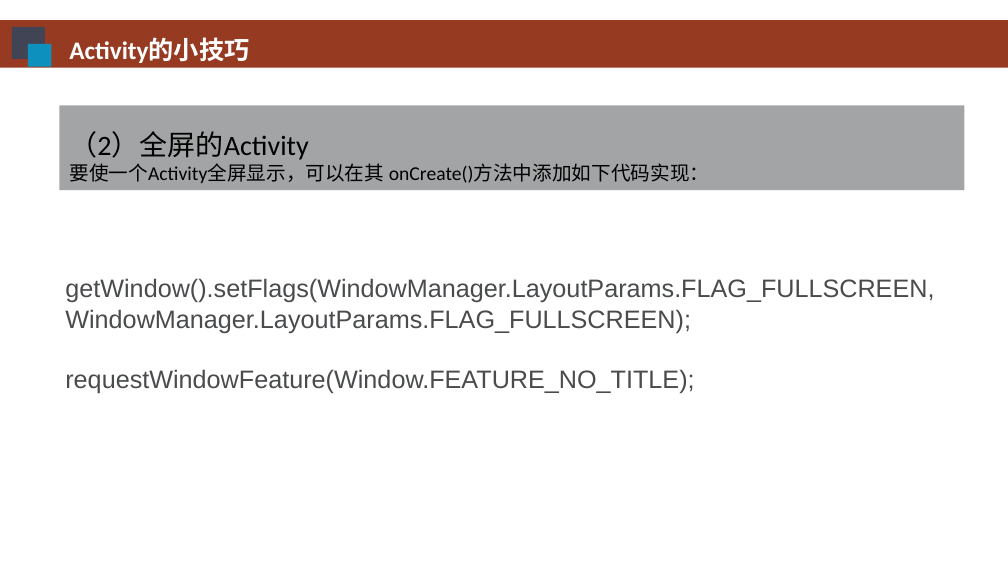
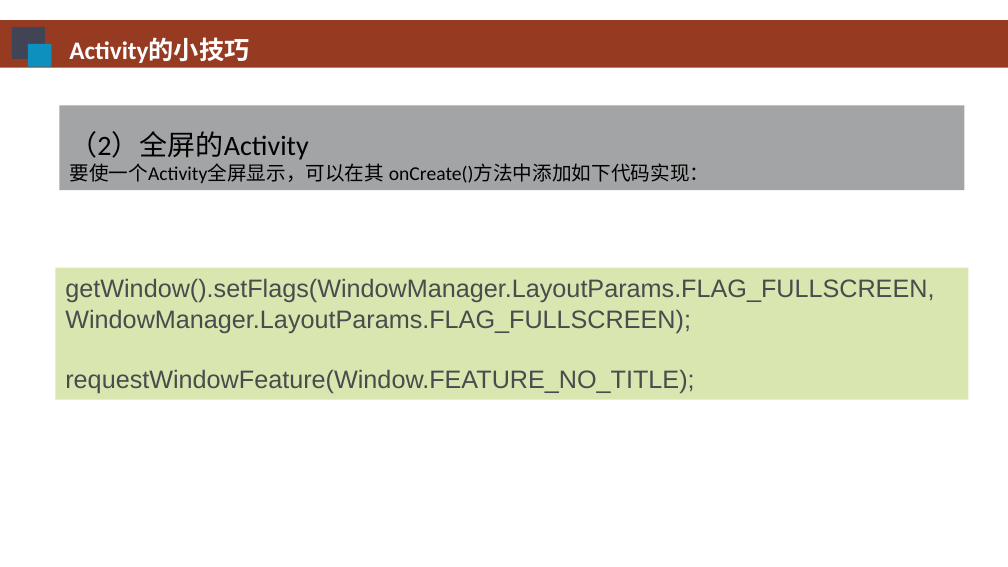
Before and after one commit to HBU/Android-PPT, a slide deck: slide 28 of 04.0 -- 活动-意图-- 第04章.pptx (slide 26 before the commit). Drawn at 1008x567 pixels with LibreOffice and Linux fonts; fonts in the diff are those of the drawing; background and template pictures are left out. Boxes give left, top, right and bottom in pixels: in the first picture for what was removed or moved away, otherwise in the second. Text is boxed around its words. In the diff, an @@ line names an element or a change of style, - is before the commit and + after.

```diff
--- a/04.0 -- 活动-意图-- 第04章.pptx
+++ b/04.0 -- 活动-意图-- 第04章.pptx
@@ rectangle "getWindow().setFlags(WindowManager.LayoutParams.FLAG_FULLSCR ...": place and size @@
-rectangle "getWindow().setFlags(WindowManager.LayoutParams.FLAG_FULLSCR ..." at [65, 278, 934, 394]
+rectangle "getWindow().setFlags(WindowManager.LayoutParams.FLAG_FULLSCR ..." at [55, 268, 969, 400]
@@ rectangle "getWindow().setFlags(WindowManager.LayoutParams.FLAG_FULLSCR ..." at [55, 268, 969, 400]: fill none to #D9E6B0 @@
```
Also in this commit, not shown: 4 other slides changed, 2 slides added.
